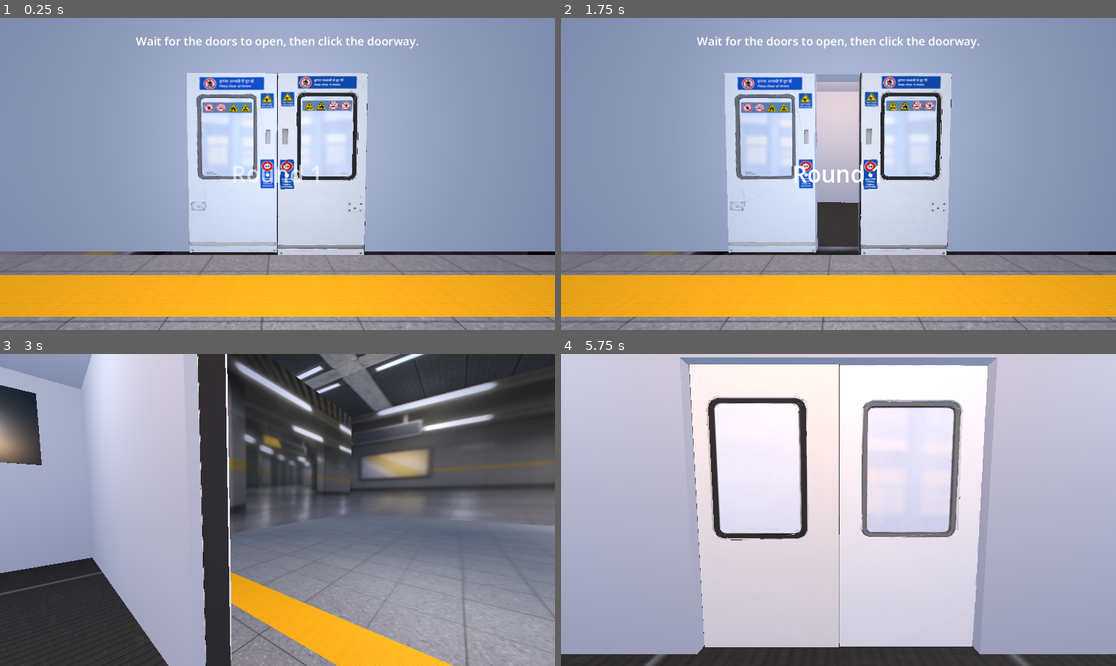
Above: before the commit, frames 1-4 (two rows, left to right).
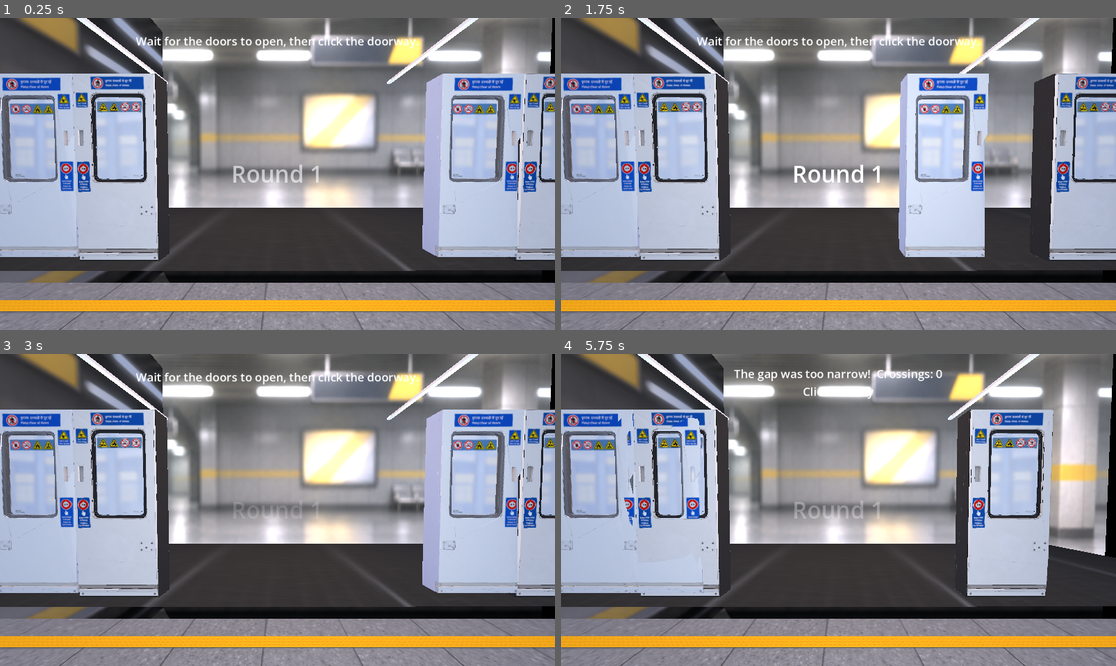
Above: after the commit, the same moments.

Repository: Vaibhav-hub123/DoorGambler
Game: Godot game, scene res://scenes/main.tscn
The game is run twice, just before and just after one commit, with the same random seed, the same clock (stepped at 60 frames per second) and the same inputs.
Inputs (mouse positions are in pixels of both pictures, inside the frame that each line leads up to):
- Up to frame 1 (0.25 s): no input
- Up to frame 2 (1.75 s): move the mouse to (960, 158) at 0.52 s; click (960, 158) at 0.67 s; tap Enter at 1.25 s; move the mouse to (727, 189) at 1.27 s; click (727, 189) at 1.42 s
- Up to frame 3 (3 s): move the mouse to (333, 441) at 2.02 s; click (333, 441) at 2.17 s; tap Enter at 2.75 s; move the mouse to (249, 572) at 2.77 s; click (249, 572) at 2.92 s
- Up to frame 4 (5.75 s): move the mouse to (1005, 556) at 3.52 s; click (1005, 556) at 3.67 s; move the mouse to (672, 463) at 4.27 s; click (672, 463) at 4.42 s; move the mouse to (866, 510) at 5.02 s; click (866, 510) at 5.17 s

The runs differ from the first frame. In frame 1, 89% of the frame differs, in the area x 0-100%, y 0-100%; in frame 2, 86%; in frame 3, 88%; in frame 4, 85%.

Commit message:
big thing inconming

Diff:
--- a/scenes/main.tscn
+++ b/scenes/main.tscn
@@ -27,12 +27,12 @@
 point_size = 55.4
 
 [sub_resource type="PlaneMesh" id="PlaneMesh_tactile_strip"]
-size = Vector2(20, 0.5)
+size = Vector2(1.68, 0.12)
 
 [sub_resource type="StandardMaterial3D" id="Material_tactile_strip"]
 albedo_texture = ExtResource("7_tactile_texture")
 roughness = 0.85
-uv1_scale = Vector3(8, 1, 1)
+uv1_scale = Vector3(2.045, -0.17, 1)
 
 [sub_resource type="BoxMesh" id="BoxMesh_station_back"]
 size = Vector3(40, 4, 0.2)
@@ -78,9 +78,6 @@
 [sub_resource type="BoxMesh" id="BoxMesh_cabin_side"]
 size = Vector3(0.2, 3, 3)
 
-[sub_resource type="BoxMesh" id="BoxMesh_cabin_ceiling"]
-size = Vector3(10, 0.12, 3)
-
 [sub_resource type="BoxMesh" id="BoxMesh_cabin_window"]
 size = Vector3(0.025, 1.05, 1.8)
 
@@ -89,6 +86,9 @@
 metallic = 0.25
 roughness = 0.22
 
+[sub_resource type="BoxMesh" id="BoxMesh_cabin_ceiling"]
+size = Vector3(10, 0.12, 3)
+
 [sub_resource type="BoxMesh" id="BoxMesh_cabin_light"]
 size = Vector3(0.08, 0.04, 2.2)
 
@@ -115,7 +115,27 @@
 surface_material_override/0 = SubResource("Material_station_floor")
 
 [node name="PlatformSafetyStrip" type="MeshInstance3D" parent="Station" unique_id=987707747]
-transform = Transform3D(1, 0, 0, 0, 1, 0, 0, 0, 1, -0.02408123, 0.012, 4.779595)
+transform = Transform3D(1, 0, 0, 0, 1, 0, 0, 0, 1, -0.02408123, 0.012, 4.383295)
+mesh = SubResource("PlaneMesh_tactile_strip")
+surface_material_override/0 = SubResource("Material_tactile_strip")
+
+[node name="PlatformSafetyStrip4" type="MeshInstance3D" parent="Station" unique_id=53602492]
+transform = Transform3D(1, 0, 0, 0, 1, 0, 0, 0, 1, 1.6561921, 0.012, 4.383295)
+mesh = SubResource("PlaneMesh_tactile_strip")
+surface_material_override/0 = SubResource("Material_tactile_strip")
+
+[node name="PlatformSafetyStrip5" type="MeshInstance3D" parent="Station" unique_id=473448042]
+transform = Transform3D(1, 0, 0, 0, 1, 0, 0, 0, 1, 3.3304272, 0.012, 4.383295)
+mesh = SubResource("PlaneMesh_tactile_strip")
+surface_material_override/0 = SubResource("Material_tactile_strip")
+
+[node name="PlatformSafetyStrip2" type="MeshInstance3D" parent="Station" unique_id=183549272]
+transform = Transform3D(1, 0, 0, 0, 1, 0, 0, 0, 1, -1.7004219, 0.012, 4.383295)
+mesh = SubResource("PlaneMesh_tactile_strip")
+surface_material_override/0 = SubResource("Material_tactile_strip")
+
+[node name="PlatformSafetyStrip3" type="MeshInstance3D" parent="Station" unique_id=2088965514]
+transform = Transform3D(1, 0, 0, 0, 1, 0, 0, 0, 1, -3.376693, 0.012, 4.383295)
 mesh = SubResource("PlaneMesh_tactile_strip")
 surface_material_override/0 = SubResource("Material_tactile_strip")
 
@@ -200,46 +220,55 @@
 
 [node name="WallLeft" type="MeshInstance3D" parent="Train" unique_id=1632452237]
 transform = Transform3D(1, 0, 0, 0, 1, 0, 0, 0, 1, -3, 1.5, 0)
+visible = false
 mesh = SubResource("BoxMesh_wall")
 surface_material_override/0 = SubResource("Material_cabin_wall")
 
 [node name="WallRight" type="MeshInstance3D" parent="Train" unique_id=358240239]
 transform = Transform3D(1, 0, 0, 0, 1, 0, 0, 0, 1, 3, 1.5, 0)
+visible = false
 mesh = SubResource("BoxMesh_wall")
 surface_material_override/0 = SubResource("Material_cabin_wall")
 
 [node name="WallTop" type="MeshInstance3D" parent="Train" unique_id=303587657]
 transform = Transform3D(1, 0, 0, 0, 1, 0, 0, 0, 1, 0, 2.5, 0)
+visible = false
 mesh = SubResource("BoxMesh_top")
 surface_material_override/0 = SubResource("Material_cabin_wall")
 
 [node name="WallBack" type="MeshInstance3D" parent="Train" unique_id=1669543443]
 transform = Transform3D(1, 0, 0, 0, 1, 0, 0, 0, 1, 0, 1.5, -3)
+visible = false
 mesh = SubResource("BoxMesh_back")
 surface_material_override/0 = SubResource("Material_cabin_wall")
 
-[node name="CabinSideLeft" type="MeshInstance3D" parent="Train"]
-position = Vector3(-4.9, 1.5, -1.5)
+[node name="CabinSideLeft" type="MeshInstance3D" parent="Train" unique_id=1060065328]
+transform = Transform3D(1, 0, 0, 0, 1, 0, 0, 0, 1, -4.9, 1.5, -1.5)
+visible = false
 mesh = SubResource("BoxMesh_cabin_side")
 surface_material_override/0 = SubResource("Material_cabin_wall")
 
-[node name="CabinSideRight" type="MeshInstance3D" parent="Train"]
-position = Vector3(4.9, 1.5, -1.5)
+[node name="CabinSideRight" type="MeshInstance3D" parent="Train" unique_id=1733196742]
+transform = Transform3D(1, 0, 0, 0, 1, 0, 0, 0, 1, 4.9, 1.5, -1.5)
+visible = false
 mesh = SubResource("BoxMesh_cabin_side")
 surface_material_override/0 = SubResource("Material_cabin_wall")
 
-[node name="CabinWindowLeft" type="MeshInstance3D" parent="Train"]
-position = Vector3(-4.785, 2.1, -1.5)
+[node name="CabinWindowLeft" type="MeshInstance3D" parent="Train" unique_id=1133815088]
+transform = Transform3D(1, 0, 0, 0, 1, 0, 0, 0, 1, -4.785, 2.1, -1.5)
+visible = false
 mesh = SubResource("BoxMesh_cabin_window")
 surface_material_override/0 = SubResource("Material_cabin_window")
 
-[node name="CabinWindowRight" type="MeshInstance3D" parent="Train"]
-position = Vector3(4.785, 2.1, -1.5)
+[node name="CabinWindowRight" type="MeshInstance3D" parent="Train" unique_id=748245695]
+transform = Transform3D(1, 0, 0, 0, 1, 0, 0, 0, 1, 4.785, 2.1, -1.5)
+visible = false
 mesh = SubResource("BoxMesh_cabin_window")
 surface_material_override/0 = SubResource("Material_cabin_window")
 
-[node name="CabinCeiling" type="MeshInstance3D" parent="Train"]
-position = Vector3(0, 2.94, -1.5)
+[node name="CabinCeiling" type="MeshInstance3D" parent="Train" unique_id=770652075]
+transform = Transform3D(1, 0, 0, 0, 1, 0, 0, 0, 1, 0, 2.94, -1.5)
+visible = false
 mesh = SubResource("BoxMesh_cabin_ceiling")
 surface_material_override/0 = SubResource("Material_cabin_wall")
 
@@ -268,15 +297,27 @@
 surface_material_override/0 = SubResource("Material_cabin_light")
 
 [node name="DoorLeft" type="MeshInstance3D" parent="Train" unique_id=1389175952]
-transform = Transform3D(1, 0, 0, 0, 1, 0, 0, 0, 1, -0.5, 1, 0.06)
+transform = Transform3D(0.69733244, 0, 0, 0, 0.7907443, 0, 0, 0, 1.135008, 1.7682095, 1, 0.06)
 
 [node name="Meshy_AI_MetroLeftDoorSolidLowPoly_20261114_texture_remesh_tri" parent="Train/DoorLeft" unique_id=202356035 instance=ExtResource("4_tbgi4")]
+transform = Transform3D(1.2155, 0, 0, 0, 1.05114, 0, 0, 0, 0.84108084, -0.031918764, 0, 0)
+
+[node name="DoorRight" type="MeshInstance3D" parent="Train" unique_id=1807624690]
+transform = Transform3D(0.69733244, 0, 0, 0, 0.7907443, 0, 0, 0, 1.2961758, 2.4655416, 1, 0.06)
+
+[node name="Meshy_AI_MetroRightDoorLowPoly_20261114_texture" parent="Train/DoorRight" unique_id=448501326 instance=ExtResource("5_tefeu")]
+transform = Transform3D(2.5924, 0, 0, 0, 2.1670315, 0, 0, 0, 1.0604398, -0.042680502, -0.022972822, 0)
+
+[node name="DoorLeft2" type="MeshInstance3D" parent="Train" unique_id=342713464]
+transform = Transform3D(0.69733244, 0, 0, 0, 0.7907443, 0, 0, 0, 1.135008, -2.0844154, 1, 0.06)
+
+[node name="Meshy_AI_MetroLeftDoorSolidLowPoly_20261114_texture_remesh_tri" parent="Train/DoorLeft2" unique_id=1068550999 instance=ExtResource("4_tbgi4")]
 transform = Transform3D(1.2155, 0, 0, 0, 1.05114, 0, 0, 0, 0.8410809, 0, 0, 0)
 
-[node name="DoorRight" type="MeshInstance3D" parent="Train" unique_id=1807624690]
-transform = Transform3D(1, 0, 0, 0, 1, 0, 0, 0, 1.1419971, 0.5, 1, 0.06)
-
-[node name="Meshy_AI_MetroRightDoorLowPoly_20261114_texture" parent="Train/DoorRight" unique_id=448501326 instance=ExtResource("5_tefeu")]
+[node name="DoorRight2" type="MeshInstance3D" parent="Train" unique_id=1355381929]
+transform = Transform3D(0.69733244, 0, 0, 0, 0.7907443, 0, 0, 0, 1.2961758, -1.3870833, 1, 0.06)
+
+[node name="Meshy_AI_MetroRightDoorLowPoly_20261114_texture" parent="Train/DoorRight2" unique_id=1516781813 instance=ExtResource("5_tefeu")]
 transform = Transform3D(2.5924, 0, 0, 0, 2.1670318, 0, 0, 0, 1.06044, -0.010761738, -0.022972822, 0)
 
 [node name="PlatformSpot" type="Marker3D" parent="." unique_id=165085940]
@@ -286,7 +327,7 @@
 transform = Transform3D(-1, 2.6039512e-08, -3.2479923e-07, 0, 0.99680173, 0.07991469, 3.2584137e-07, 0.07991469, -0.99680173, 0, 1.15, -1.45)
 
 [node name="Camera3D" type="Camera3D" parent="." unique_id=1701224464]
-transform = Transform3D(1, -6.1405866e-05, -0.0002548802, 7.234457e-05, 0.999069, 0.043141335, 0.00025199377, -0.04314135, 0.999069, 0, 0.99357843, 2.4059045)
+transform = Transform3D(1, -6.140587e-05, -0.00025488023, 6.9410606e-05, 0.99950296, 0.03152561, 0.00025281767, -0.031525623, 0.99950296, 0, 0.99357843, 1.902441)
 current = true
 
 [node name="CanvasLayer" type="CanvasLayer" parent="." unique_id=1234567890]
Not shown, added: assets/metro.glb.import
Not shown, added: assets/metro.glb
